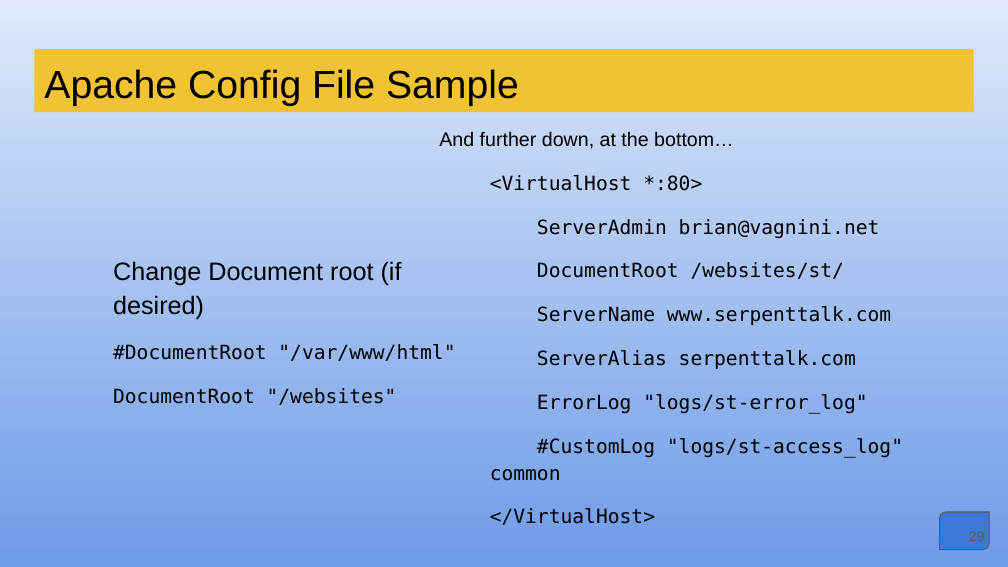
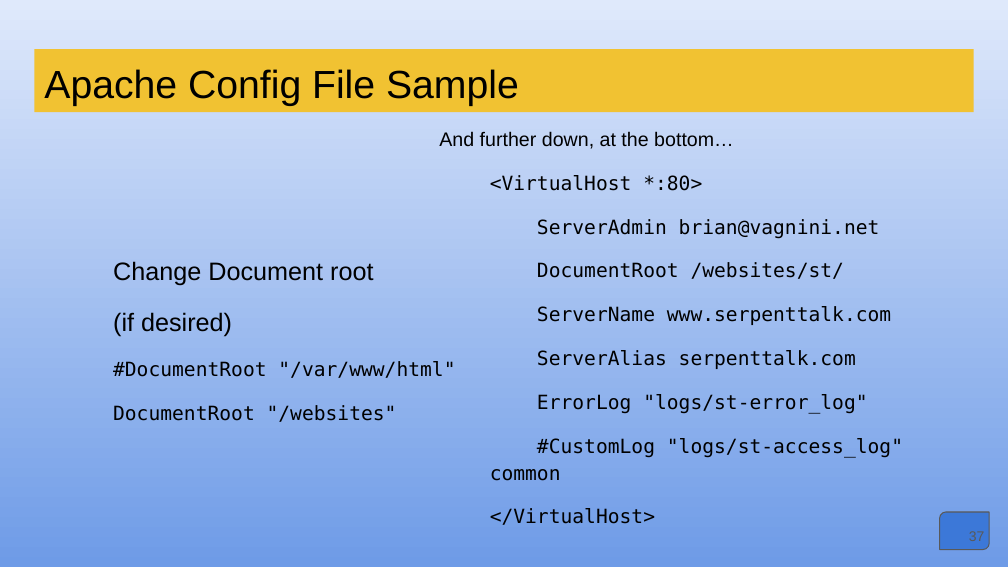
Before and after one commit to bkvspeaks/pythonWebProg, a slide deck: slide 37 of presentation/Python_Web_Programming.pptx (slide 29 before the commit). Drawn at 1008x567 pixels with LibreOffice and Linux fonts; fonts in the diff are those of the drawing. Boxes give left, top, right and bottom in pixels: in the first picture for what was removed or moved away, otherwise in the second. Text is boxed around its words. In the diff, an @@ line names an element or a change of style, - is before the commit and + after.

```diff
--- a/presentation/Python_Web_Programming.pptx
+++ b/presentation/Python_Web_Programming.pptx
@@ text at [113,261,373,337]: text changed @@
-Change Document root (if desired)
+Change Document root
+(if desired)
@@ page number at [969,531,985,541]: text changed @@
-29
+37
```
Also in this commit, not shown: 7 other slides changed, 8 slides added, 38 other files.
